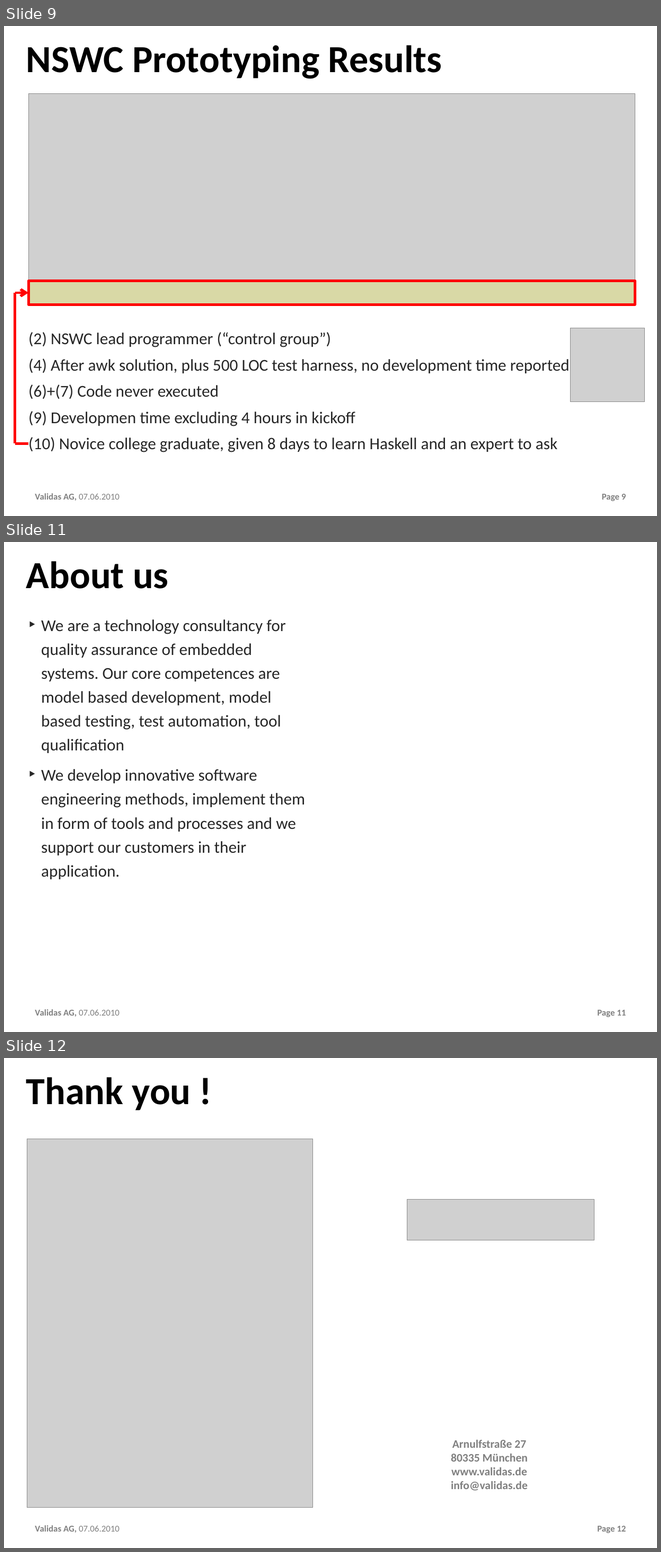
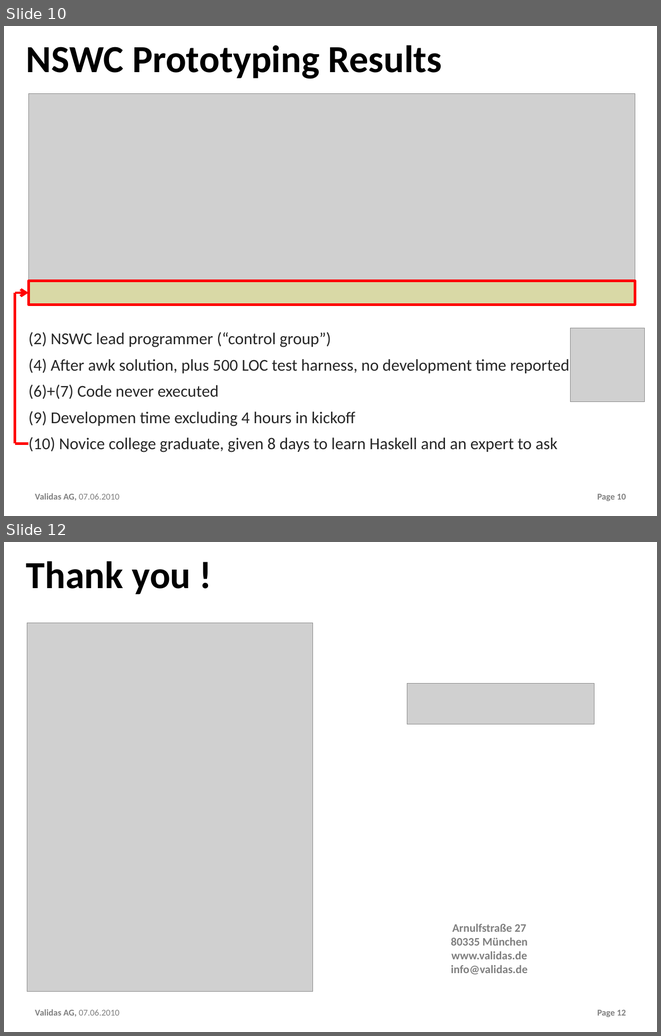
Before and after one commit to theoremprover/chess, a slide deck: ppt/Chess200.pptx. Shown one above the other, each under a label of ours: slides 9, 11 and 12 before the commit, slides 10 and 12 after it; the slides between them are not shown. The pictures are 661x1552 and 661x1036 pixels, drawn with LibreOffice and Linux fonts; fonts in the diff are those of the drawing; grey boxes stand for pictures; background and template pictures are left out. Boxes give left, top, right and bottom in pixels: in the first picture for what was removed or moved away, otherwise in the second. Text is boxed around its words. In the diff, an @@ line names an element or a change of style, - is before the commit and + after.

```diff
--- a/ppt/Chess200.pptx
+++ b/ppt/Chess200.pptx
@@ slide 11 removed at (4,542,657,1032), background #FFFFFF; not listed: 2 template elements that a slide beside it also shows @@
@@ title removed at (26,561,168,589) @@
-About us
@@ text removed at (41,619,305,879) @@
-‣ We are a technology consultancy for quality assurance of embedded systems. Our core competences are model based development, model based testing, test automation, tool qualification
-‣ We develop innovative software engineering methods, implement them in form of tools and processes and we support our customers in their application.
@@ what was slide 9 is now slide 10 @@
@@ page number at (597,493,626,501): text changed @@
-Page 9
+Page 10
```
Also in this commit, not shown: 6 slides changed, 1 slide added, 6 other files.
